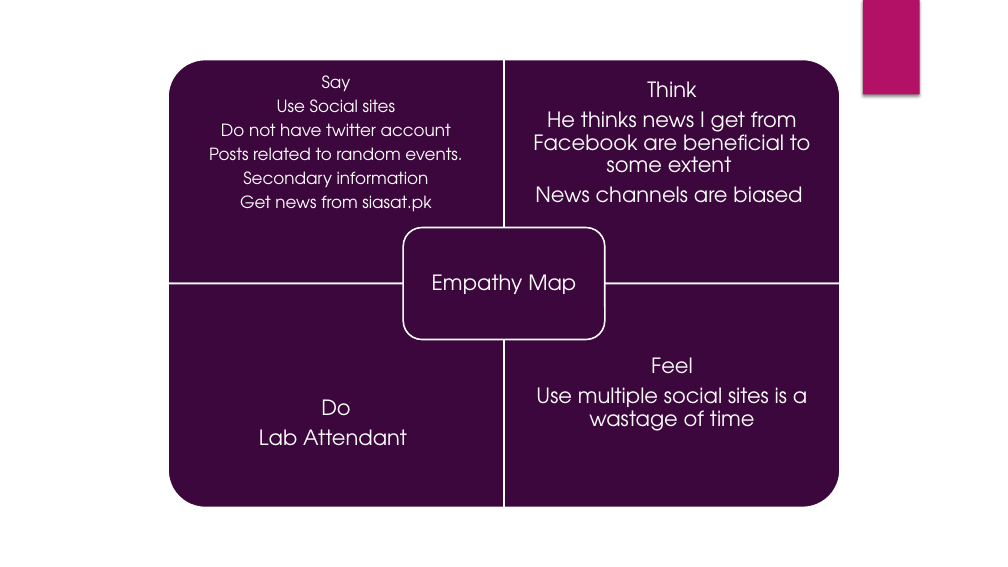
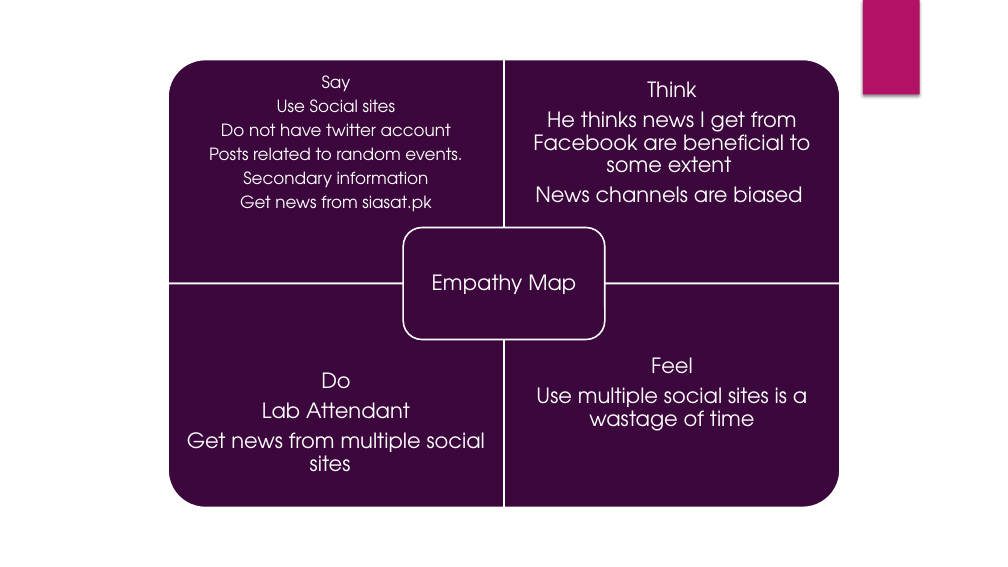
Before and after one commit to Zeeshanily/Citizen-Journalism, a slide deck: slide 13 of pj-task 1/Presentation.pptx. Drawn at 1008x567 pixels with LibreOffice and Linux fonts; fonts in the diff are those of the drawing. Boxes give left, top, right and bottom in pixels: in the first picture for what was removed or moved away, otherwise in the second. Text is boxed around its words. In the diff, an @@ line names an element or a change of style, - is before the commit and + after.

```diff
--- a/pj-task 1/Presentation.pptx
+++ b/pj-task 1/Presentation.pptx
@@ text at (x1=187, y1=432, x2=485, y2=472): paragraph added @@
+Get news from multiple social sites
```
Also in this commit, not shown: 5 other slides changed, 2 other files.
